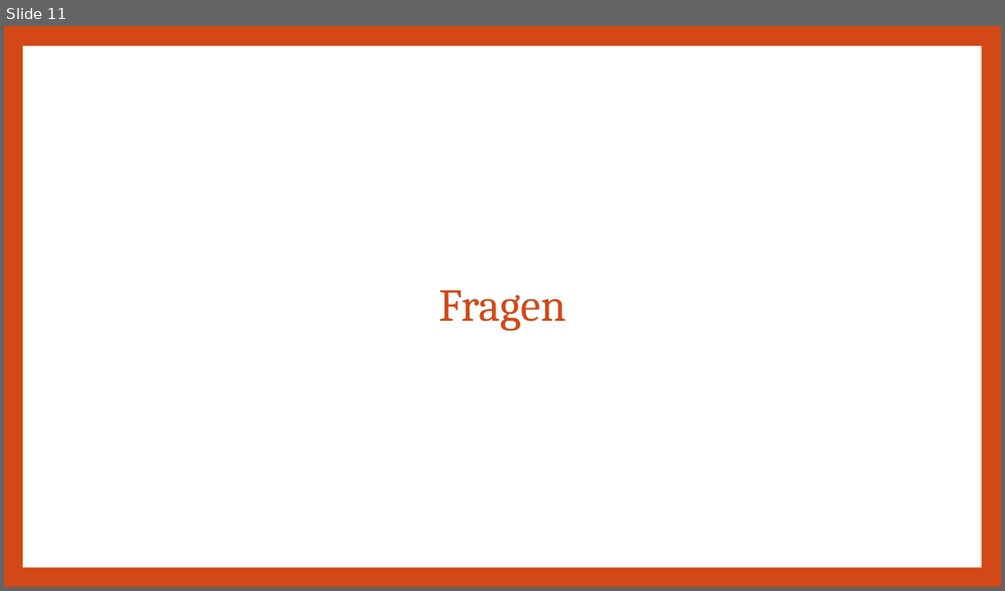
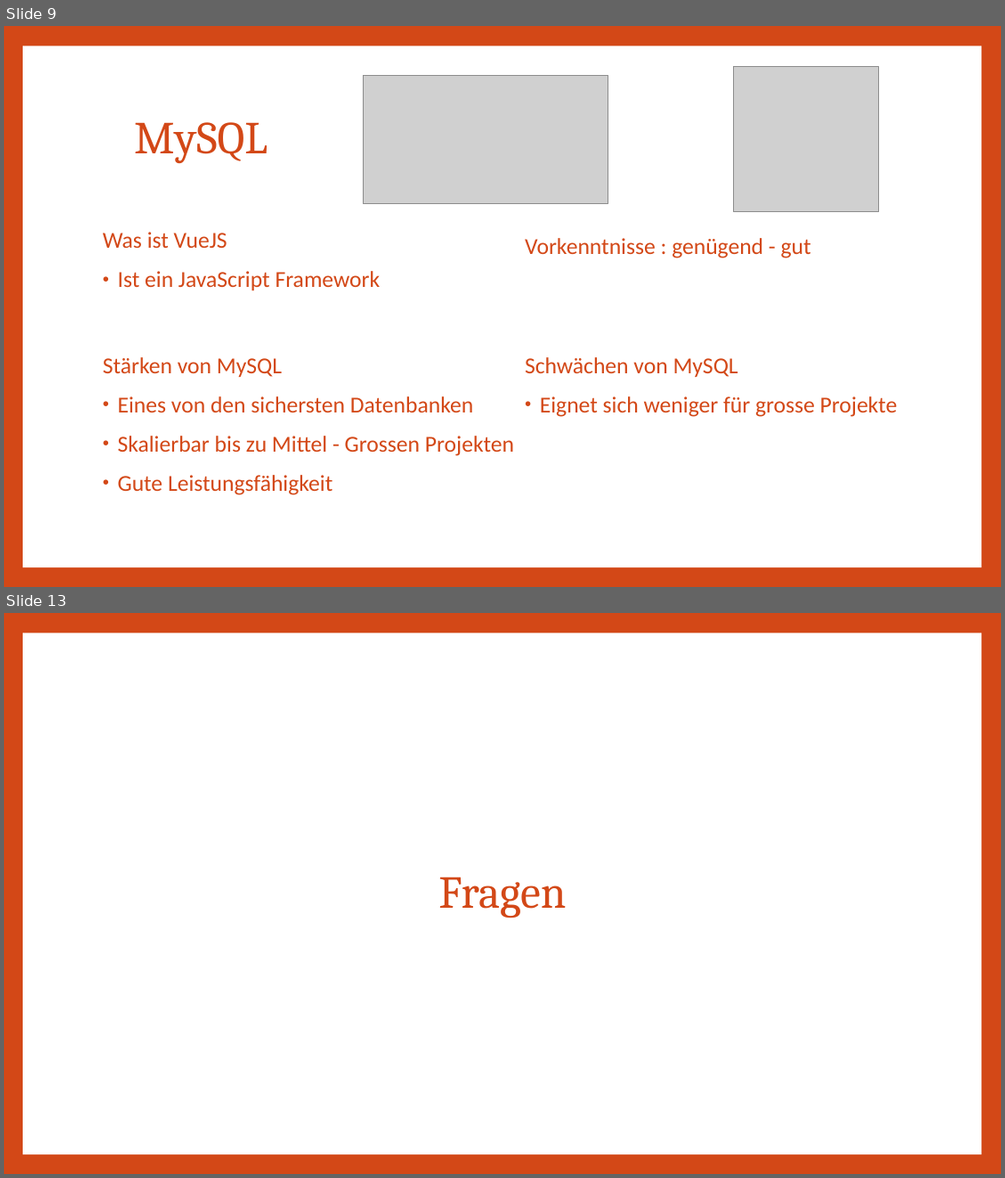
Before and after one commit to Lio396/AbgabeDossierProjekt, a slide deck: 04_Präsentation/VueJS_Laravel_website.pptx. Shown one above the other, each under a label of ours: slide 11 before the commit, slides 9 and 13 after it; the slides between them are not shown. The pictures are 1005x591 and 1005x1178 pixels, drawn with LibreOffice and Linux fonts; fonts in the diff are those of the drawing; grey boxes stand for pictures. Boxes give left, top, right and bottom in pixels: in the first picture for what was removed or moved away, otherwise in the second. Text is boxed around its words. In the diff, an @@ line names an element or a change of style, - is before the commit and + after.

Commit message:
Projekt12

```diff
--- a/04_Präsentation/VueJS_Laravel_website.pptx
+++ b/04_Präsentation/VueJS_Laravel_website.pptx
@@ slide 9 added at <box>4,26,1001,587</box>, background #D34817; not listed: 1 template element that a slide beside it also shows @@
@@ picture added at <box>364,75,608,204</box> @@
@@ picture added at <box>733,66,878,211</box> @@
@@ title added at <box>134,122,267,164</box>, 44 pt, text #D34817 @@
+MySQL
@@ text added at <box>103,232,380,290</box>, 22 pt, text #D34817 @@
+Was ist VueJS
+• Ist ein JavaScript Framework
@@ text added at <box>525,238,811,258</box>, 22 pt, text #D34817 @@
+Vorkenntnisse : genügend - gut
@@ text added at <box>103,357,514,495</box>, 22 pt, text #D34817 @@
+Stärken von MySQL
+• Eines von den sichersten Datenbanken
+• Skalierbar bis zu Mittel - Grossen Projekten
+• Gute Leistungsfähigkeit
@@ text added at <box>525,357,898,417</box>, 22 pt, text #D34817 @@
+Schwächen von MySQL
+• Eignet sich weniger für grosse Projekte
@@ what was slide 11 is now slide 13 @@
```
Also in this commit, not shown: 8 slides changed, 4 other slides added, 2 slides removed, 4 other files.
